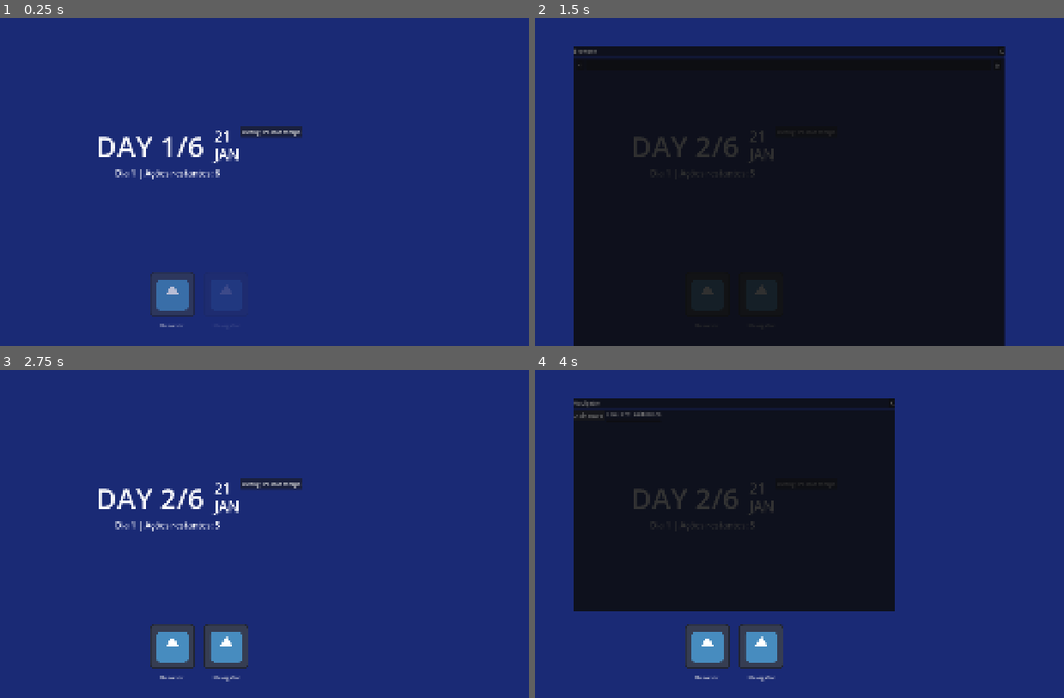
Above: before the commit, frames 1-4 (two rows, left to right).
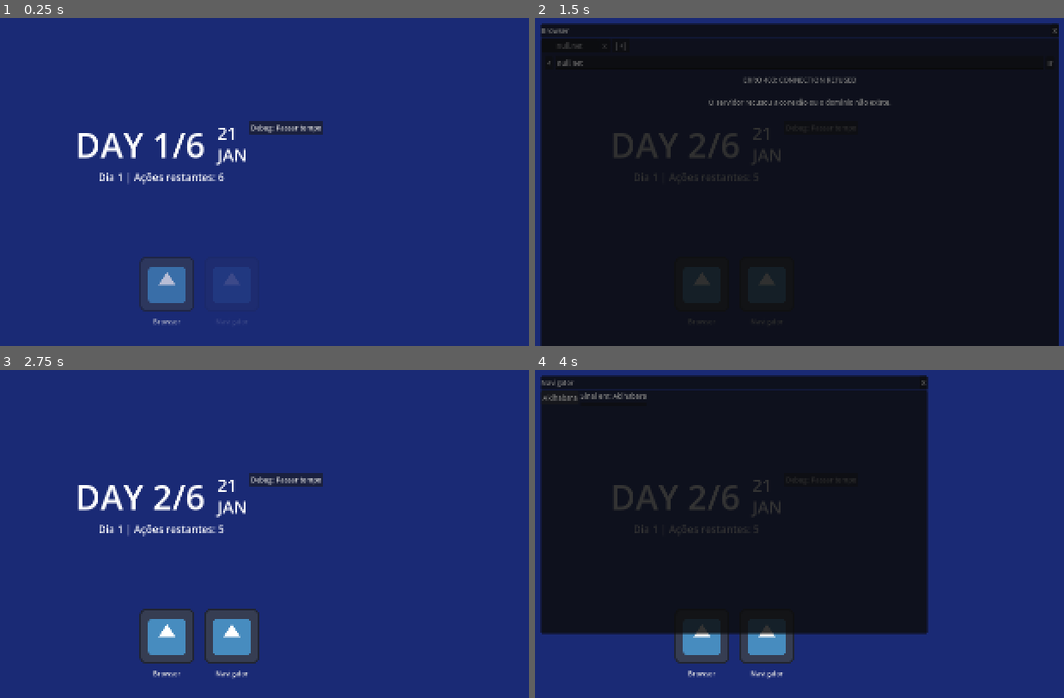
Above: after the commit, the same moments.

Repository: GYU-GAZE/NULL-NETWORK
Game: Godot game, scene res://core/main.tscn
Same seed, same stepped clock (60 frames per second), same inputs: the game is played once before the commit and once after it. The engine's default icon, where the game draws it, is replaced by a stand-in: a white triangle on a blue panel in a dark square.
Inputs:
- Up to frame 1 (0.25 s): no input
- Up to frame 2 (1.5 s): click "Debug: Passar tempo" at 0.5 s; click "Browser" at 1.25 s
- Up to frame 3 (2.75 s): click "X" at 2 s
- Up to frame 4 (4 s): click "Navigator" at 2.75 s; click "Akihabara" at 3.5 s

The runs differ from the first frame. In frame 1, 3.5% of the frame differs, in the area x 14-62%, y 31-95%; in frame 2, 24%, in the area x 0-100%, y 1-100%; in frame 3, 5.6%; in frame 4, 22%.

Commit message:
Finalize scalable browser tabs

Diff:
--- a/apps/browser/app_browser.tscn
+++ b/apps/browser/app_browser.tscn
@@ -1,10 +1,14 @@
 [gd_scene format=3 uid="uid://dcoqma7h6c75u"]
 
 [ext_resource type="Script" uid="uid://cwms4o3bngg47" path="res://apps/browser/browser.gd" id="1_mufrk"]
+[ext_resource type="PackedScene" uid="uid://c15t5fwjule8g" path="res://apps/browser/browser_tab_button.tscn" id="2_4noms"]
+[ext_resource type="PackedScene" uid="uid://br0t7kf5rrafw" path="res://apps/browser/browser_new_tab_button.tscn" id="3_fx11j"]
 
 [node name="BrowserApp" type="Panel" unique_id=1373929234]
 custom_minimum_size = Vector2(1200, 900)
 script = ExtResource("1_mufrk")
+tab_button_scene = ExtResource("2_4noms")
+new_tab_button_scene = ExtResource("3_fx11j")
 
 [node name="MainVBox" type="VBoxContainer" parent="." unique_id=1051088920]
 layout_mode = 1
@@ -13,6 +17,33 @@
 anchor_bottom = 1.0
 grow_horizontal = 2
 grow_vertical = 2
+
+[node name="TabBarMargin" type="MarginContainer" parent="MainVBox" unique_id=1396745387]
+layout_mode = 2
+size_flags_vertical = 0
+
+[node name="TabBarHBox" type="HBoxContainer" parent="MainVBox/TabBarMargin" unique_id=464703524]
+layout_mode = 2
+size_flags_vertical = 0
+
+[node name="TabScroll" type="ScrollContainer" parent="MainVBox/TabBarMargin/TabBarHBox" unique_id=1726268003]
+unique_name_in_owner = true
+layout_mode = 2
+size_flags_horizontal = 0
+size_flags_vertical = 0
+vertical_scroll_mode = 0
+
+[node name="TabButtonContainer" type="HBoxContainer" parent="MainVBox/TabBarMargin/TabBarHBox/TabScroll" unique_id=754968146]
+unique_name_in_owner = true
+layout_mode = 2
+size_flags_horizontal = 0
+size_flags_vertical = 0
+
+[node name="NewTabButtonHolder" type="MarginContainer" parent="MainVBox/TabBarMargin/TabBarHBox" unique_id=2050815140]
+unique_name_in_owner = true
+custom_minimum_size = Vector2(42, 0)
+layout_mode = 2
+size_flags_horizontal = 0
 
 [node name="AddressBarMargin" type="MarginContainer" parent="MainVBox" unique_id=237390264]
 layout_mode = 2
--- a/apps/browser/browser.gd
+++ b/apps/browser/browser.gd
@@ -1,89 +1,252 @@
 extends Control
 class_name BrowserApp
+
+
+@export var tab_button_scene: PackedScene
+@export var new_tab_button_scene: PackedScene
+@onready var tab_button_container: HBoxContainer = %TabButtonContainer
+@onready var new_tab_button_holder: MarginContainer = %NewTabButtonHolder
+@onready var tab_scroll: ScrollContainer = %TabScroll
 
 @onready var url_line_edit: LineEdit = %UrlLineEdit
 @onready var go_button: Button = %GoButton
 @onready var browser_back_btn: Button = %BrowserBackBtn
 
-var url_history: Array[String] = []
-
 @onready var normal_site_scroll: ScrollContainer = %NormalSiteScroll
 @onready var normal_site_content: VBoxContainer = %NormalSiteContent
-
 @onready var custom_site_container: MarginContainer = %CustomSiteContainer
 
+var tabs: Array[BrowserTabData] = []
+var current_tab_index: int = -1
+
+
 func _ready() -> void:
-	# Conecta os sinais de UI (apertar Enter ou clicar em Ir)
 	go_button.pressed.connect(_on_go_pressed)
 	url_line_edit.text_submitted.connect(_load_page)
-
 	browser_back_btn.pressed.connect(_on_browser_back_pressed)
+
+	_create_tab("null.net")
+
 
 func _on_go_pressed() -> void:
 	_load_page(url_line_edit.text)
 
+
+func _create_tab(start_url: String = "") -> void:
+	_save_current_custom_site_state()
+
+	var tab := BrowserTabData.new()
+	tabs.append(tab)
+	current_tab_index = tabs.size() - 1
+
+	if start_url.is_empty():
+		_clear_containers()
+		url_line_edit.text = ""
+		_refresh_tab_buttons()
+		return
+
+	_load_page(start_url)
+
+
+func _close_tab(tab_index: int) -> void:
+	if tabs.size() <= 1:
+		return
+
+	if tab_index < 0 or tab_index >= tabs.size():
+		return
+
+	if tab_index == current_tab_index:
+		_save_current_custom_site_state()
+
+	tabs.remove_at(tab_index)
+
+	if current_tab_index >= tabs.size():
+		current_tab_index = tabs.size() - 1
+
+	_render_current_tab()
+	_refresh_tab_buttons()
+
+
+func _switch_tab(tab_index: int) -> void:
+	if tab_index < 0 or tab_index >= tabs.size():
+		return
+
+	if tab_index == current_tab_index:
+		return
+
+	_save_current_custom_site_state()
+
+	current_tab_index = tab_index
+
+	_render_current_tab()
+	_refresh_tab_buttons()
+
+
+func _get_current_tab() -> BrowserTabData:
+	if current_tab_index < 0 or current_tab_index >= tabs.size():
+		_create_tab()
+
+	return tabs[current_tab_index]
+
+
+func _refresh_tab_buttons() -> void:
+	for child in tab_button_container.get_children():
+		child.queue_free()
+
+	for child in new_tab_button_holder.get_children():
+		child.queue_free()
+
+	var tab_width: float = 160.0
+	var new_tab_button_width: float = 36.0
+	var tab_bar_margin: float = 24.0
+
+	var total_tabs_width: float = tab_width * float(tabs.size())
+	var max_scroll_width: float = max(200.0, size.x - new_tab_button_width - tab_bar_margin)
+
+	tab_scroll.custom_minimum_size.x = min(total_tabs_width, max_scroll_width)
+	tab_scroll.size_flags_horizontal = Control.SIZE_SHRINK_BEGIN
+
+	for i in range(tabs.size()):
+		var tab := tabs[i]
+
+		var tab_button: BrowserTabButton = tab_button_scene.instantiate() as BrowserTabButton
+		tab_button_container.add_child(tab_button)
+
+		tab_button.setup(
+			i,
+			tab.page_title,
+			i == current_tab_index,
+			tabs.size() > 1,
+			tab_width
+		)
+
+		tab_button.tab_selected.connect(_switch_tab)
+		tab_button.tab_close_requested.connect(_close_tab)
+
+	var new_tab_button := new_tab_button_scene.instantiate() as Button
+	new_tab_button.custom_minimum_size.x = new_tab_button_width
+	new_tab_button.pressed.connect(func(): _create_tab("null.net"))
+	new_tab_button_holder.add_child(new_tab_button)
+
+
 func _load_page(target_url: String, is_history_nav: bool = false) -> void:
+	if target_url.is_empty():
+		return
+
+	var tab := _get_current_tab()
+
+	if not is_history_nav:
+		_save_current_custom_site_state()
+		tab.clear_custom_site_state()
+
+	var page: WebsitePage = SimulatedDNS.fetch_page(target_url)
+
+	if page != null:
+		tab.set_page_title(page.page_title)
+	else:
+		tab.set_page_title(target_url)
+
+	if not is_history_nav:
+		tab.navigate_to(target_url, tab.page_title)
+	else:
+		tab.current_url = target_url
+
 	url_line_edit.text = target_url
 
-	# Salva no histórico se for uma navegação nova
-	if not is_history_nav:
-		# Só adiciona se o histórico estiver vazio ou se a última URL for diferente desta
-		if url_history.is_empty() or url_history.back() != target_url:
-			url_history.push_back(target_url)
-
+	_render_url(target_url)
+	_refresh_tab_buttons()
+
+
+func _render_current_tab() -> void:
+	var tab := _get_current_tab()
+
+	url_line_edit.text = tab.current_url
+
+	if tab.current_url.is_empty():
+		_clear_containers()
+		return
+
+	_render_url(tab.current_url)
+
+
+func _render_url(target_url: String) -> void:
 	_clear_containers()
+
 	var page: WebsitePage = SimulatedDNS.fetch_page(target_url)
 
 	if page == null:
 		_render_403_error()
 		return
 
+	var tab := _get_current_tab()
+	tab.set_page_title(page.page_title)
+
 	if page.custom_site_scene != null:
-		_render_custom_site(page.custom_site_scene)
-	else:
+		_render_custom_site(page.custom_site_scene, tab.custom_site_state)
+	else:
+		tab.clear_custom_site_state()
 		_render_normal_site(page)
 
-# ==========================================
-# A MÁGICA DO BOTÃO VOLTAR
-# ==========================================
+	_refresh_tab_buttons()
+
+
 func _on_browser_back_pressed() -> void:
-	# 1. Tenta delegar a ação para o Site Customizado (O Fórum)
 	if custom_site_container.get_child_count() > 0:
 		var current_app = custom_site_container.get_child(0)
 
-		# Duck Typing: "Se o app tiver essa função, execute-a"
 		if current_app.has_method("handle_browser_back"):
 			var handled_by_app: bool = current_app.handle_browser_back()
-			if handled_by_app == true:
-				return # O Fórum fechou a thread. O Browser encerra o trabalho aqui!
-
-	# 2. Se não tem app, ou se o app disse 'false', navegamos na URL
-	if url_history.size() > 1:
-		url_history.pop_back() # Remove a página atual do topo do histórico
-		var previous_url: String = url_history.back() # Pega a anterior
-		_load_page(previous_url, true) # Carrega passando true para não bugar o histórico
+
+			if handled_by_app:
+				_save_current_custom_site_state()
+				return
+
+	var tab := _get_current_tab()
+
+	if tab.can_go_back():
+		var previous_url := tab.go_back()
+		_load_page(previous_url, true)
 	else:
 		print("Histórico vazio, não há para onde voltar.")
-# ==========================================
-# ROTINAS DE RENDERIZAÇÃO
-# ==========================================
+
+
+func _save_current_custom_site_state() -> void:
+	if current_tab_index < 0 or current_tab_index >= tabs.size():
+		return
+
+	var tab := tabs[current_tab_index]
+
+	if custom_site_container.get_child_count() <= 0:
+		tab.clear_custom_site_state()
+		return
+
+	var current_app = custom_site_container.get_child(0)
+
+	if current_app.has_method("get_browser_state"):
+		tab.custom_site_state = current_app.get_browser_state()
+	else:
+		tab.clear_custom_site_state()
+
 
 func _clear_containers() -> void:
 	for child in normal_site_content.get_children():
 		child.queue_free()
+
 	for child in custom_site_container.get_children():
 		child.queue_free()
+
 
 func _render_403_error() -> void:
 	custom_site_container.hide()
 	normal_site_scroll.show()
 
-	var error_label: Label = Label.new()
+	var error_label := Label.new()
 	error_label.text = "ERRO 403: CONNECTION REFUSED\n\nO servidor recusou a conexão ou o domínio não existe."
 	error_label.horizontal_alignment = HORIZONTAL_ALIGNMENT_CENTER
 	normal_site_content.add_child(error_label)
 
-func _render_custom_site(scene: PackedScene) -> void:
+
+func _render_custom_site(scene: PackedScene, state: Dictionary = {}) -> void:
 	normal_site_scroll.hide()
 	custom_site_container.show()
 
@@ -92,12 +255,15 @@
 
 	if instance.has_signal("browser_navigation_requested"):
 		instance.browser_navigation_requested.connect(_load_page)
+
+	if instance.has_method("restore_browser_state"):
+		instance.call_deferred("restore_browser_state", state)
+
 
 func _render_normal_site(page: WebsitePage) -> void:
 	custom_site_container.hide()
 	normal_site_scroll.show()
 
-	# 1. Constrói o Header
 	match page.header_type:
 		WebsitePage.HeaderType.TEXT:
 			var header_label := Label.new()
@@ -114,27 +280,26 @@
 				header_rect.custom_minimum_size.y = 150
 				normal_site_content.add_child(header_rect)
 
-	# 2. Constrói a Navbar
 	if not page.navbar_links.is_empty():
-		var nav_box = HBoxContainer.new()
+		var nav_box := HBoxContainer.new()
 		nav_box.alignment = BoxContainer.ALIGNMENT_CENTER
+
 		for link_name in page.navbar_links:
 			var dest_url: String = page.navbar_links[link_name]
-			var btn = Button.new()
+
+			var btn := Button.new()
 			btn.text = link_name
 			nav_box.add_child(btn)
-			# Lambda capta a URL de destino e manda o browser carregar
 			btn.pressed.connect(func(): _load_page(dest_url))
+
 		normal_site_content.add_child(nav_box)
 
-	# 3. Adiciona um separador antes do conteúdo
 	normal_site_content.add_child(HSeparator.new())
 
-	# 4. Inicia a Recursão de Blocos
 	for block in page.content_blocks:
 		_build_block(block, normal_site_content)
 
-# O Motor Recursivo Perigoso!
+
 func _build_block(block: PageBlock, parent_node: Control) -> void:
 	if block == null:
 		return
@@ -151,7 +316,7 @@
 			new_node.size_flags_horizontal = Control.SIZE_EXPAND_FILL
 
 		PageBlock.BlockType.TEXT:
-			var text_label = RichTextLabel.new()
+			var text_label := RichTextLabel.new()
 			text_label.bbcode_enabled = true
 			text_label.meta_clicked.connect(_on_bbcode_link_clicked)
 			text_label.text = block.text_content
@@ -162,7 +327,7 @@
 			new_node = text_label
 
 		PageBlock.BlockType.IMAGE:
-			var img_rect = TextureRect.new()
+			var img_rect := TextureRect.new()
 			img_rect.texture = block.image_content
 			img_rect.expand_mode = TextureRect.EXPAND_IGNORE_SIZE
 			img_rect.stretch_mode = TextureRect.STRETCH_KEEP_ASPECT_CENTERED
@@ -171,13 +336,13 @@
 			new_node = img_rect
 
 		PageBlock.BlockType.BUTTON:
-			var btn = Button.new()
+			var btn := Button.new()
 			btn.text = block.text_content
 			btn.pressed.connect(func(): _handle_block_button(block))
 			new_node = btn
 
 		PageBlock.BlockType.SPACING:
-			var spacer = Control.new()
+			var spacer := Control.new()
 			spacer.custom_minimum_size.y = block.spacing_size
 			new_node = spacer
 
@@ -187,6 +352,7 @@
 		if block.type == PageBlock.BlockType.ROW or block.type == PageBlock.BlockType.COLUMN:
 			for child_block in block.child_blocks:
 				_build_block(child_block, new_node)
+
 
 func _handle_block_button(block: PageBlock) -> void:
 	match block.button_action:
@@ -200,6 +366,7 @@
 		PageBlock.ButtonAction.APPLY_EFFECTS:
 			_apply_block_effects(block)
 
+
 func _apply_block_effects(block: PageBlock) -> void:
 	for effect in block.effects:
 		if effect == null:
@@ -207,6 +374,7 @@
 
 		effect.apply()
 
+
 func _on_bbcode_link_clicked(meta: Variant) -> void:
 	var target_url := str(meta)
 
--- /dev/null
+++ b/apps/browser/browser_new_tab_button.tscn
@@ -0,0 +1,4 @@
+[gd_scene format=3 uid="uid://br0t7kf5rrafw"]
+
+[node name="BrowserNewTabButton" type="Button" unique_id=1096621383]
+text = "|+|"
--- /dev/null
+++ b/apps/browser/browser_tab_button.gd
@@ -0,0 +1,44 @@
+extends PanelContainer
+class_name BrowserTabButton
+
+signal tab_selected(tab_index: int)
+signal tab_close_requested(tab_index: int)
+
+@onready var title_button: Button = %TitleButton
+@onready var close_button: Button = %CloseButton
+
+var tab_index: int = -1
+var is_active: bool = false
+
+
+func _ready() -> void:
+	title_button.pressed.connect(_on_title_pressed)
+	close_button.pressed.connect(_on_close_pressed)
+
+
+func setup(index: int, title: String, active: bool, can_close: bool, tab_width: float) -> void:
+	tab_index = index
+	is_active = active
+
+	custom_minimum_size.x = tab_width
+	size_flags_horizontal = Control.SIZE_SHRINK_BEGIN
+
+	title_button.text = title
+	title_button.disabled = active
+	title_button.clip_text = true
+	title_button.size_flags_horizontal = Control.SIZE_EXPAND_FILL
+
+	close_button.text = "x"
+	close_button.disabled = not can_close
+	close_button.custom_minimum_size.x = 24
+	close_button.size_flags_horizontal = Control.SIZE_SHRINK_END
+
+	modulate = Color.WHITE if active else Color(0.75, 0.75, 0.75, 1.0)
+
+
+func _on_title_pressed() -> void:
+	tab_selected.emit(tab_index)
+
+
+func _on_close_pressed() -> void:
+	tab_close_requested.emit(tab_index)
--- /dev/null
+++ b/apps/browser/browser_tab_button.tscn
@@ -0,0 +1,25 @@
+[gd_scene format=3 uid="uid://c15t5fwjule8g"]
+
+[ext_resource type="Script" uid="uid://ceubct2cadhcw" path="res://apps/browser/browser_tab_button.gd" id="1_xj1nm"]
+
+[node name="BrowserTabButton" type="PanelContainer" unique_id=77841907]
+size_flags_horizontal = 0
+script = ExtResource("1_xj1nm")
+
+[node name="HBoxContainer" type="HBoxContainer" parent="." unique_id=1111365720]
+layout_mode = 2
+
+[node name="TitleButton" type="Button" parent="HBoxContainer" unique_id=1539831087]
+unique_name_in_owner = true
+layout_mode = 2
+size_flags_horizontal = 3
+text_overrun_behavior = 3
+clip_text = true
+
+[node name="CloseButton" type="Button" parent="HBoxContainer" unique_id=1952477711]
+unique_name_in_owner = true
+custom_minimum_size = Vector2(24, 0)
+layout_mode = 2
+size_flags_horizontal = 8
+text = "x"
+text_overrun_behavior = 5
--- a/apps/forum/forum_app.gd
+++ b/apps/forum/forum_app.gd
@@ -2,24 +2,25 @@
 class_name ForumApp
 
 signal browser_navigation_requested(url: String)
+
 @export_category("Forum Database")
 @export var thread_list: Array[ThreadButtonData] = []
 @export var post_ui_scene: PackedScene
 
-# Referência ao novo Scroll Mestre
 @onready var master_scroll: ScrollContainer = %MasterScroll
 
-# Telas de Conteúdo
 @onready var thread_list_container: VBoxContainer = %ThreadList
 @onready var reader_container: VBoxContainer = %ReaderContainer
 
-# Elementos Internos
 @onready var reader_title_label: Label = %ReaderTitleLabel
 @onready var post_list: VBoxContainer = %PostList
 @onready var threads_btn: Button = %ThreadsBtn
 
+var current_mode: String = "thread_list"
+var current_thread_id: String = ""
+
+
 func _ready() -> void:
-	# Estado inicial
 	reader_container.hide()
 	thread_list_container.show()
 
@@ -28,6 +29,7 @@
 
 	if not GlobalSignals.time_advanced.is_connected(_on_time_advanced):
 		GlobalSignals.time_advanced.connect(_on_time_advanced)
+
 
 func _generate_thread_list() -> void:
 	for child in thread_list_container.get_children():
@@ -51,6 +53,7 @@
 	_add_thread_section("ATIVAS", active_threads)
 	_add_thread_section("ARQUIVADAS", archived_threads)
 
+
 func _add_thread_section(section_title: String, threads: Array[ThreadButtonData]) -> void:
 	if threads.is_empty():
 		return
@@ -61,7 +64,6 @@
 
 	for data in threads:
 		var btn := Button.new()
-
 		var new_prefix := ""
 
 		if not GameState.has_read_thread(data.thread_ref.thread_id):
@@ -80,10 +82,18 @@
 
 	thread_list_container.add_child(HSeparator.new())
 
+
 func _on_time_advanced(_period: int, _days_passed: int, _cal_day: int, _cal_month: String) -> void:
 	_generate_thread_list()
 
+
 func _open_thread(thread: ForumThread) -> void:
+	if thread == null:
+		return
+
+	current_mode = "thread"
+	current_thread_id = thread.thread_id
+
 	GameState.mark_thread_as_read(thread.thread_id)
 	_generate_thread_list()
 
@@ -95,40 +105,85 @@
 	for post in thread.posts:
 		if post == null:
 			continue
+
 		var post_instance: ForumPostUI = post_ui_scene.instantiate() as ForumPostUI
 		post_list.add_child(post_instance)
 		post_instance.link_clicked.connect(_on_post_link_clicked)
 		post_instance.setup(post)
 
-	# Transição: Esconde a lista e mostra os posts
 	thread_list_container.hide()
 	reader_container.show()
 
-	# THE JUICE: Reseta a barra de rolagem para o topo da página!
 	master_scroll.scroll_vertical = 0
 
-func _on_threads_btn_pressed() -> void:
+
+func _open_thread_by_id(thread_id: String) -> void:
+	var thread := _find_thread_by_id(thread_id)
+
+	if thread == null:
+		_show_thread_list()
+		return
+
+	_open_thread(thread)
+
+
+func _find_thread_by_id(thread_id: String) -> ForumThread:
+	for data in thread_list:
+		if data == null or data.thread_ref == null:
+			continue
+
+		if data.thread_ref.thread_id == thread_id:
+			return data.thread_ref
+
+	return null
+
+
+func _show_thread_list() -> void:
+	current_mode = "thread_list"
+	current_thread_id = ""
+
 	reader_container.hide()
 	thread_list_container.show()
 
-	# Reseta a barra de rolagem ao voltar para a lista também
 	master_scroll.scroll_vertical = 0
 
-# ==========================================
-# INTERFACE COM O NAVEGADOR
-# ==========================================
-# Essa função é chamada automaticamente pelo Browser se o botão Voltar for clicado
+
+func _on_threads_btn_pressed() -> void:
+	_show_thread_list()
+
+
 func handle_browser_back() -> bool:
 	if reader_container.visible:
-		# Se estamos lendo um post, voltamos para a lista de threads
-		reader_container.hide()
-		thread_list_container.show()
-		master_scroll.scroll_vertical = 0
-		return true # Retornamos true avisando o Browser: "Eu cuidei disso!"
+		_show_thread_list()
+		return true
 
+	return false
+
+
+func get_browser_state() -> Dictionary:
+	return {
+		"mode": current_mode,
+		"thread_id": current_thread_id,
+		"scroll_vertical": master_scroll.scroll_vertical
+	}
+
+
+func restore_browser_state(state: Dictionary) -> void:
+	if state.is_empty():
+		return
+
+	var mode := str(state.get("mode", "thread_list"))
+	var thread_id := str(state.get("thread_id", ""))
+	var scroll_vertical := int(state.get("scroll_vertical", 0))
+
+	if mode == "thread" and not thread_id.is_empty():
+		_open_thread_by_id(thread_id)
 	else:
-		# Se já estamos na lista de threads, não temos para onde voltar no fórum
-		return false # Avisa o Browser: "Pode voltar a URL aí, chefe!"
+		_show_thread_list()
+
+	await get_tree().process_frame
+	master_scroll.scroll_vertical = scroll_vertical
+
 
 func _on_post_link_clicked(url: String) -> void:
 	browser_navigation_requested.emit(url)
--- a/data/content/sites/67chan/sixsevenchan.tres
+++ b/data/content/sites/67chan/sixsevenchan.tres
@@ -4,6 +4,16 @@
 [ext_resource type="Script" uid="uid://bn54doxav1knk" path="res://data/templates/effect_data.gd" id="2_f7rgj"]
 [ext_resource type="Texture2D" uid="uid://c30ys4pi4314n" path="res://icon.svg" id="2_i1q7d"]
 [ext_resource type="Script" uid="uid://duyokyo5xmy6y" path="res://data/templates/website_page.gd" id="3_f7rgj"]
+
+[sub_resource type="Resource" id="Resource_56qiq"]
+script = ExtResource("1_f1qyd")
+metadata/_custom_type_script = "uid://bdeqm6m4tdmrs"
+
+[sub_resource type="Resource" id="Resource_f7rgj"]
+script = ExtResource("1_f1qyd")
+child_blocks = Array[ExtResource("1_f1qyd")]([SubResource("Resource_56qiq"), null])
+text_content = "/ku/ Kubu OS General"
+metadata/_custom_type_script = "uid://bdeqm6m4tdmrs"
 
 [sub_resource type="Resource" id="Resource_i1q7d"]
 script = ExtResource("2_f7rgj")
@@ -22,7 +32,8 @@
 [resource]
 script = ExtResource("3_f7rgj")
 url = "www.67chan.net"
+page_title = "67chan!"
 header_text = "67 Channel"
 header_image = ExtResource("2_i1q7d")
-content_blocks = Array[ExtResource("1_f1qyd")]([SubResource("Resource_rqbc4")])
+content_blocks = Array[ExtResource("1_f1qyd")]([SubResource("Resource_f7rgj"), null, SubResource("Resource_rqbc4")])
 metadata/_custom_type_script = "uid://duyokyo5xmy6y"
--- /dev/null
+++ b/data/templates/browser_tab_data.gd
@@ -0,0 +1,64 @@
+extends Resource
+class_name BrowserTabData
+
+@export var current_url: String = ""
+@export var page_title: String = "Nova Aba"
+
+var history: Array[String] = []
+var history_index: int = -1
+var custom_site_state: Dictionary = {}
+
+
+func navigate_to(url: String, title: String = "") -> void:
+	if url.is_empty():
+		return
+
+	if history_index < history.size() - 1:
+		history = history.slice(0, history_index + 1)
+
+	history.append(url)
+	history_index = history.size() - 1
+
+	current_url = url
+
+	if not title.is_empty():
+		page_title = title
+	else:
+		page_title = url
+
+
+func can_go_back() -> bool:
+	return history_index > 0
+
+
+func go_back() -> String:
+	if not can_go_back():
+		return current_url
+
+	history_index -= 1
+	current_url = history[history_index]
+	return current_url
+
+
+func can_go_forward() -> bool:
+	return history_index < history.size() - 1
+
+
+func go_forward() -> String:
+	if not can_go_forward():
+		return current_url
+
+	history_index += 1
+	current_url = history[history_index]
+	return current_url
+
+
+func set_page_title(title: String) -> void:
+	if title.is_empty():
+		page_title = current_url
+	else:
+		page_title = title
+
+
+func clear_custom_site_state() -> void:
+	custom_site_state = {}
--- a/data/templates/website_page.gd
+++ b/data/templates/website_page.gd
@@ -8,14 +8,14 @@
 }
 
 @export var url: String = "www.site.com"
+@export var page_title: String = "Nova Página"
 
 @export_category("Template Components")
 @export var header_type: HeaderType = HeaderType.IMAGE
 @export var header_text: String = ""
 @export var header_image: Texture2D
-@export var navbar_links: Dictionary = {} # Key: "Home", Value: "www.site.com"
+@export var navbar_links: Dictionary = {}
 @export var content_blocks: Array[PageBlock] = []
 
 @export_category("Custom Injection")
-# Se este campo for preenchido, o Browser ignora os blocos e carrega o App inteiro.
 @export var custom_site_scene: PackedScene
--- a/project.godot
+++ b/project.godot
@@ -29,8 +29,8 @@
 
 [display]
 
-window/size/viewport_width=1920
-window/size/viewport_height=1080
+window/size/viewport_width=1600
+window/size/viewport_height=900
 window/stretch/mode="canvas_items"
 window/stretch/aspect="expand"
 
Not shown, added: apps/browser/browser_tab_button.gd.uid
Not shown, added: data/templates/browser_tab_data.gd.uid
Not shown, added: data/templates/combat_slot_data.gd.uid
